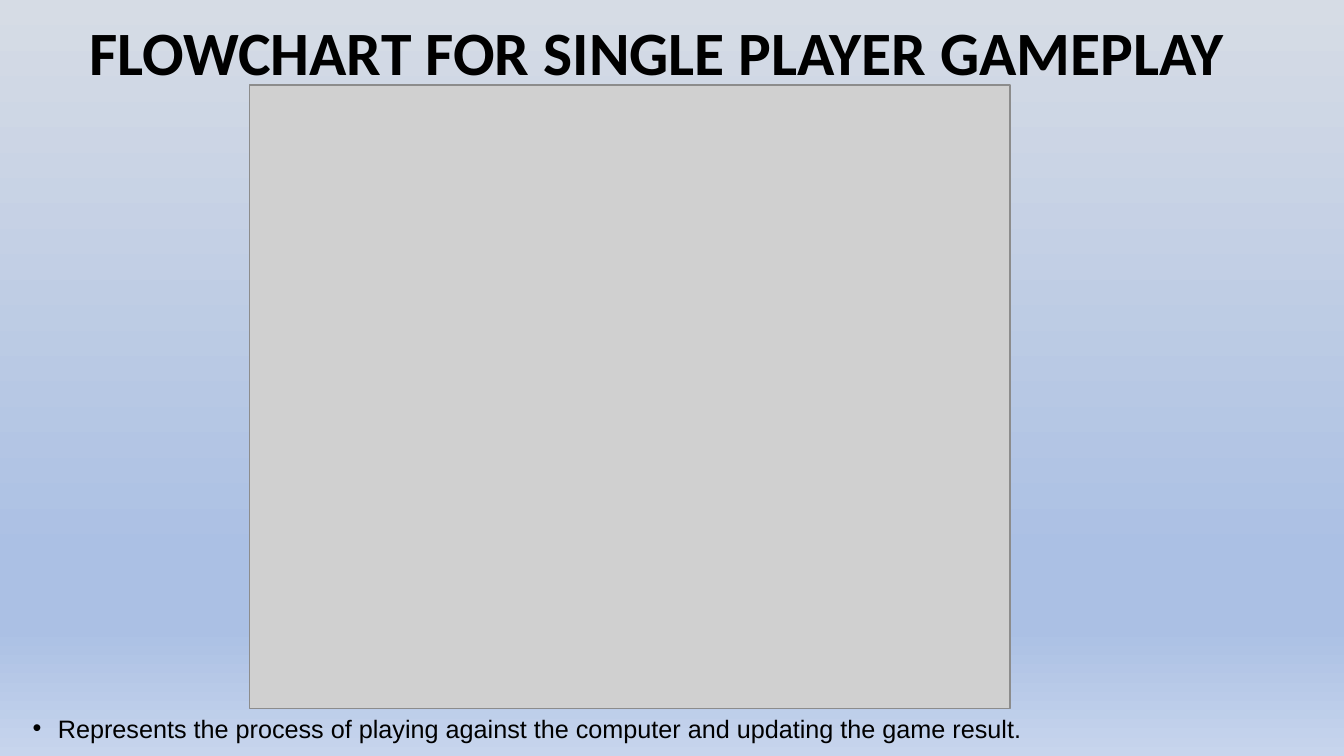
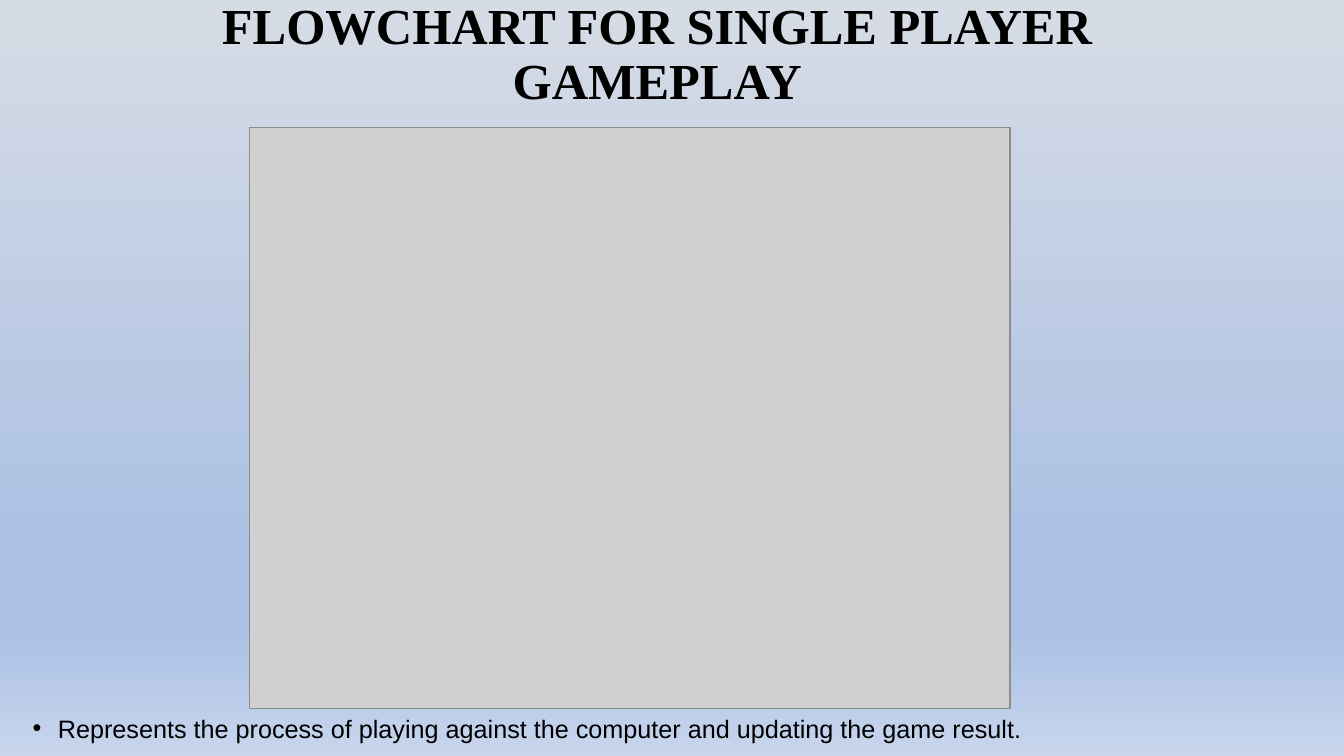
Before and after one commit to Bachelor-Of-Computer-Application/project-sd, a slide deck: slide 10 of 2nd sem final presentation.pptx. Drawn at 1344x756 pixels with LibreOffice and Linux fonts; fonts in the diff are those of the drawing; grey boxes stand for pictures. Boxes give left, top, right and bottom in pixels: in the first picture for what was removed or moved away, otherwise in the second. Text is boxed around its words. In the diff, an @@ line names an element or a change of style, - is before the commit and + after.

```diff
--- a/2nd sem final presentation.pptx
+++ b/2nd sem final presentation.pptx
@@ title "FLOWCHART FOR SINGLE PLAYER GAMEPLAY" at (x1=222, y1=10, x2=1092, y2=100): size 44 to 36 pt, font Calibri to Times New Roman @@
@@ picture resized from (x1=250, y1=85, x2=1010, y2=709) to (x1=250, y1=127, x2=1010, y2=709) @@
```
Also in this commit, not shown: 10 other slides changed, 1 other file.
